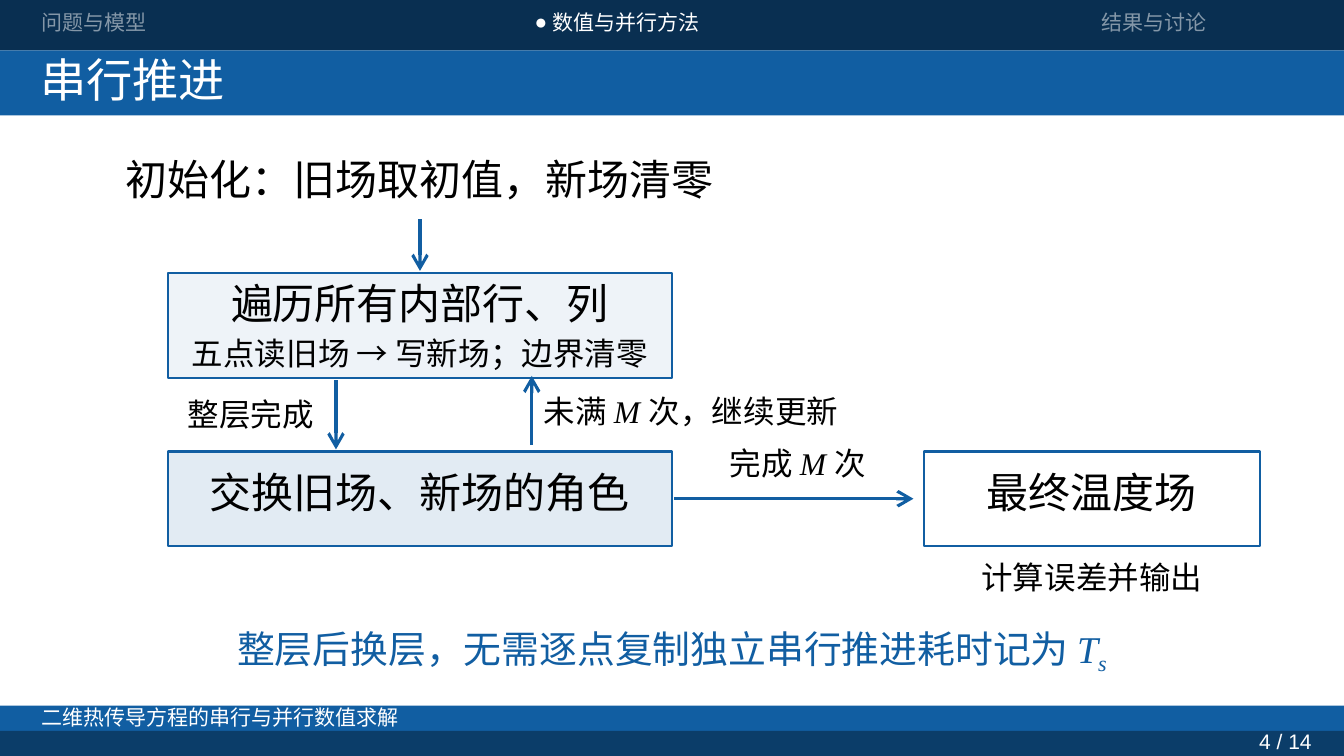
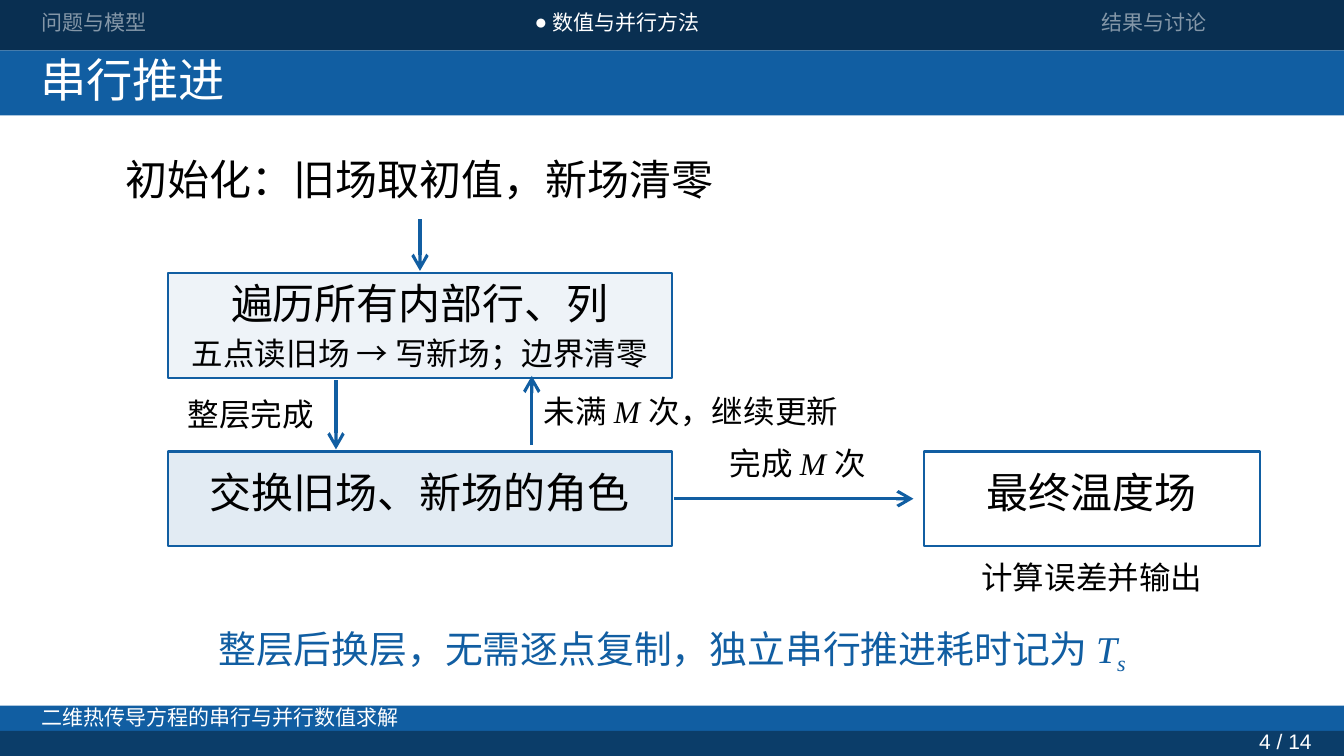
Before and after one commit to JunQianNuo/parallel-heat-solver, a slide deck: slide 4 of report/presentation/current/presentation-v5-wps.pptx. Drawn at 1344x756 pixels with LibreOffice and Linux fonts; fonts in the diff are those of the drawing. Boxes give left, top, right and bottom in pixels: in the first picture for what was removed or moved away, otherwise in the second. Text is boxed around its words. In the diff, an @@ line names an element or a change of style, - is before the commit and + after.

```diff
--- a/report/presentation/current/presentation-v5-wps.pptx
+++ b/report/presentation/current/presentation-v5-wps.pptx
@@ text at [218,631,1087,667]: text changed @@
-整层后换层，无需逐点复制独立串行推进耗时记为 Ts
+整层后换层，无需逐点复制，独立串行推进耗时记为 Ts
```
Also in this commit, not shown: 8 other slides changed, 1 slide added, 23 other files.
